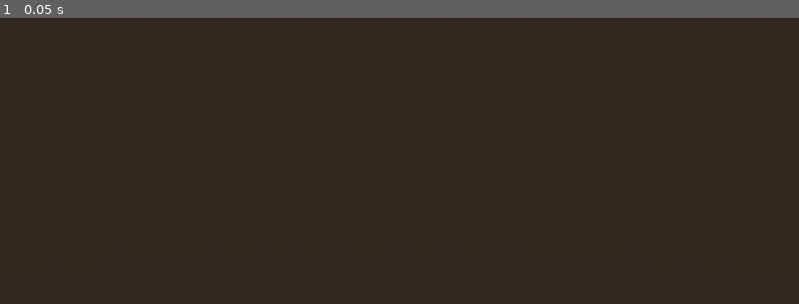
Above: before the commit, frame 1.
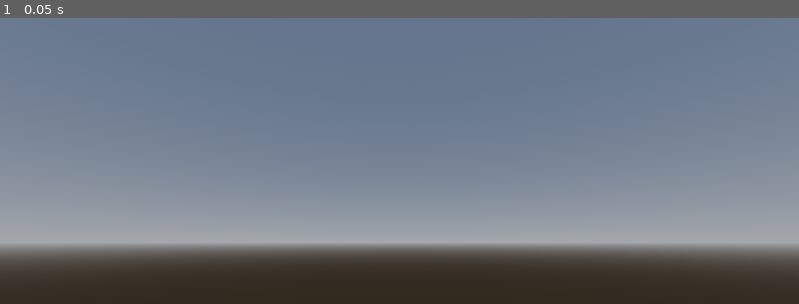
Above: after the commit, the same moment.

Repository: Vorblaka/boomerfall
Game: Godot game, scene res://Core/Level.tscn
Two runs of this game, one before a commit and one after it. Both use one fixed random seed, a clock stepped at 60 frames per second and the inputs below. The engine's default icon, where the game draws it, is replaced by a stand-in: a white triangle on a blue panel in a dark square.
Inputs:
- Up to frame 1 (0.05 s): no input

The runs differ from the first frame. In frame 1, 86% of the frame differs, in the area x 0-100%, y 0-89%.

Commit message:
Wall of deaht

Diff:
--- a/Core/Level.tscn
+++ b/Core/Level.tscn
@@ -1,15 +1,12 @@
-[gd_scene load_steps=8 format=3 uid="uid://d1avguqyivyu5"]
+[gd_scene load_steps=9 format=3 uid="uid://d1avguqyivyu5"]
 
 [ext_resource type="Script" uid="uid://boi4jnb41bkja" path="res://Core/level.gd" id="1_3rhfs"]
 [ext_resource type="PackedScene" uid="uid://dkhmbewkcu8xi" path="res://Core/Shooter.tscn" id="2_h7iwn"]
 [ext_resource type="PackedScene" uid="uid://dajmu12uautl7" path="res://Core/Boomer.tscn" id="2_t83br"]
 [ext_resource type="PackedScene" uid="uid://bh51y6atw8mxh" path="res://Core/Projectile.tscn" id="3_h7iwn"]
+[ext_resource type="PackedScene" uid="uid://dg8q7a6t1ygwl" path="res://LevelIngredients/WallOfDeath.tscn" id="5_h7iwn"]
 
 [sub_resource type="ProceduralSkyMaterial" id="ProceduralSkyMaterial_jfla8"]
-sky_top_color = Color(0.2, 0.16470589, 0.1254902, 1)
-sky_horizon_color = Color(0.19215687, 0.16862746, 0.12156863, 1)
-sky_cover_modulate = Color(0.2, 0.16078432, 0.1254902, 1)
-ground_horizon_color = Color(0.19607843, 0.16470589, 0.1254902, 1)
 
 [sub_resource type="Sky" id="Sky_6s6ic"]
 sky_material = SubResource("ProceduralSkyMaterial_jfla8")
@@ -24,9 +21,6 @@
 
 [node name="Camera3D" type="Camera3D" parent="." unique_id=1924576834]
 transform = Transform3D(1, 0, 0, 0, 1, 0, 0, 0, 1, 0, 5, 30)
-
-[node name="WorldEnvironment" type="WorldEnvironment" parent="Camera3D" unique_id=129281676]
-environment = SubResource("Environment_rs3y6")
 
 [node name="Giuseppi_Cicala" parent="." unique_id=698165976 instance=ExtResource("2_t83br")]
 transform = Transform3D(1, 0, 0, 0, 1, 0, 0, 0, 1, 30, 40, 0)
@@ -51,3 +45,9 @@
 
 [node name="Projectile_4" parent="." unique_id=155174977 instance=ExtResource("3_h7iwn")]
 transform = Transform3D(1, 0, 0, 0, 1, 0, 0, 0, 1, -30, -50, 0)
+
+[node name="WallOfDeath" parent="." unique_id=544016448 instance=ExtResource("5_h7iwn")]
+transform = Transform3D(1, 0, 0, 0, 1, 0, 0, 0, 1, 0, -15, 0)
+
+[node name="WorldEnvironment" type="WorldEnvironment" parent="." unique_id=129281676]
+environment = SubResource("Environment_rs3y6")
--- /dev/null
+++ b/LevelIngredients/WallOfDeath.tscn
@@ -0,0 +1,15 @@
+[gd_scene load_steps=3 format=3 uid="uid://dg8q7a6t1ygwl"]
+
+[ext_resource type="Script" uid="uid://bf2nwxic5um41" path="res://LevelIngredients/wall_of_death.gd" id="1_x4dck"]
+
+[sub_resource type="BoxShape3D" id="BoxShape3D_7x2li"]
+size = Vector3(100, 1, 1)
+
+[node name="WallOfDeath" type="Area3D" unique_id=544016448]
+script = ExtResource("1_x4dck")
+
+[node name="CollisionShape3D" type="CollisionShape3D" parent="." unique_id=275015432]
+shape = SubResource("BoxShape3D_7x2li")
+debug_color = Color(0.6627451, 0, 0.19215687, 1)
+
+[connection signal="body_entered" from="." to="." method="_on_body_entered"]
--- /dev/null
+++ b/LevelIngredients/wall_of_death.gd
@@ -0,0 +1,9 @@
+extends Area3D
+
+signal character_died(character : Node3D)
+
+func _on_body_entered(body: Node3D) -> void:
+	#body.queue_free() # Kill character
+	body.global_position.y += 40 #DEBUG: respanw character
+	body.linear_velocity = Vector3.ZERO
+	character_died.emit(body)
Not shown, added: LevelIngredients/wall_of_death.gd.uid
